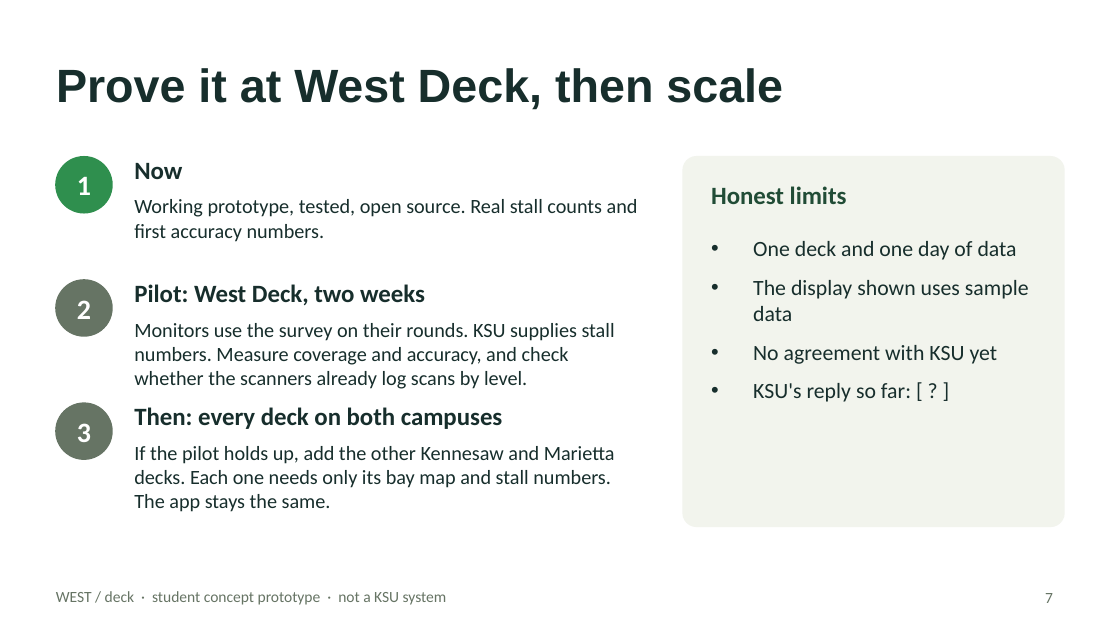
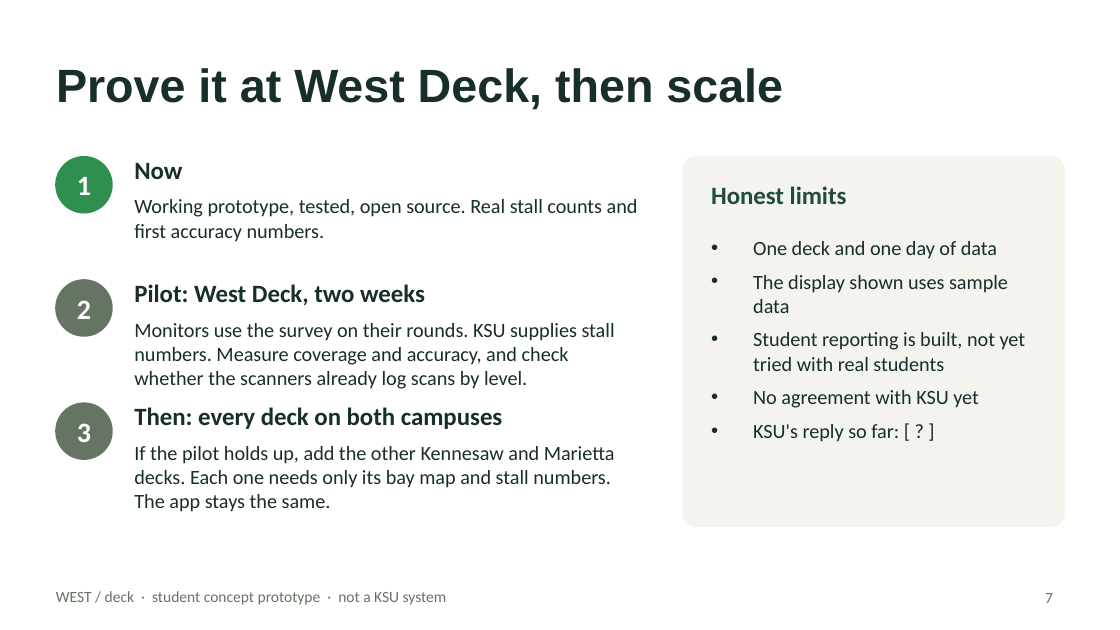
Before and after one commit to boots59/park.ai, a slide deck: slide 7 of submission/WEST-deck-pitch-DRAFT.pptx. Drawn at 1120x630 pixels with LibreOffice and Linux fonts; fonts in the diff are those of the drawing. Boxes give left, top, right and bottom in pixels: in the first picture for what was removed or moved away, otherwise in the second. Text is boxed around its words. In the diff, an @@ line names an element or a change of style, - is before the commit and + after.

```diff
--- a/submission/WEST-deck-pitch-DRAFT.pptx
+++ b/submission/WEST-deck-pitch-DRAFT.pptx
@@ text at (753, 241, 1008, 442): size 14 to 13 pt in "One deck and one day of data", "The display shown uses sample data", "No agreement with KSU yet", "KSU's reply so far: [ ? ]"; less space between paragraphs @@
@@ text at (753, 332, 1026, 371): paragraph added @@
+• Student reporting is built, not yet tried with real students
```
Also in this commit, not shown: 1 other slide changed, 1 other file.
